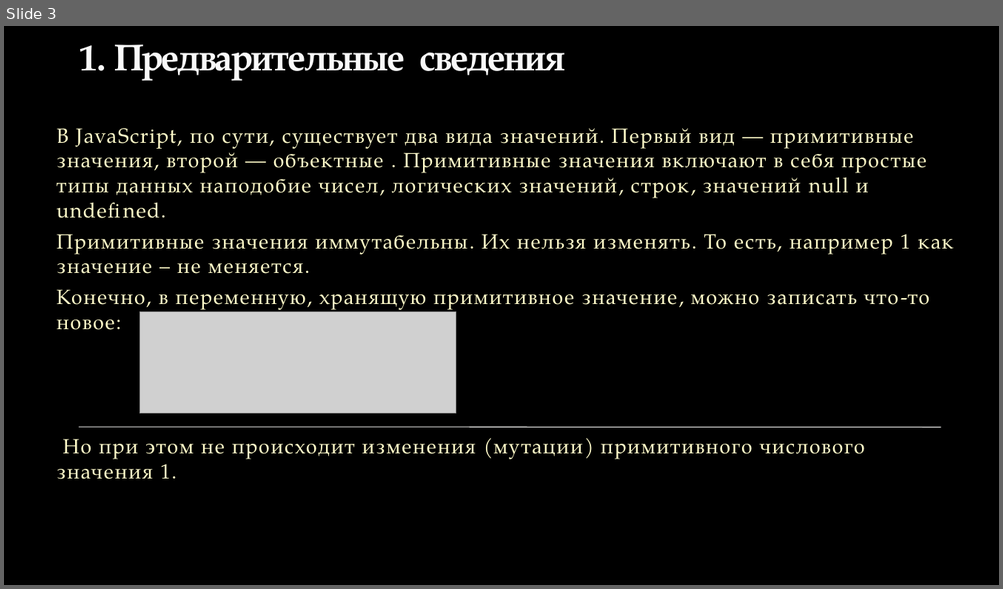
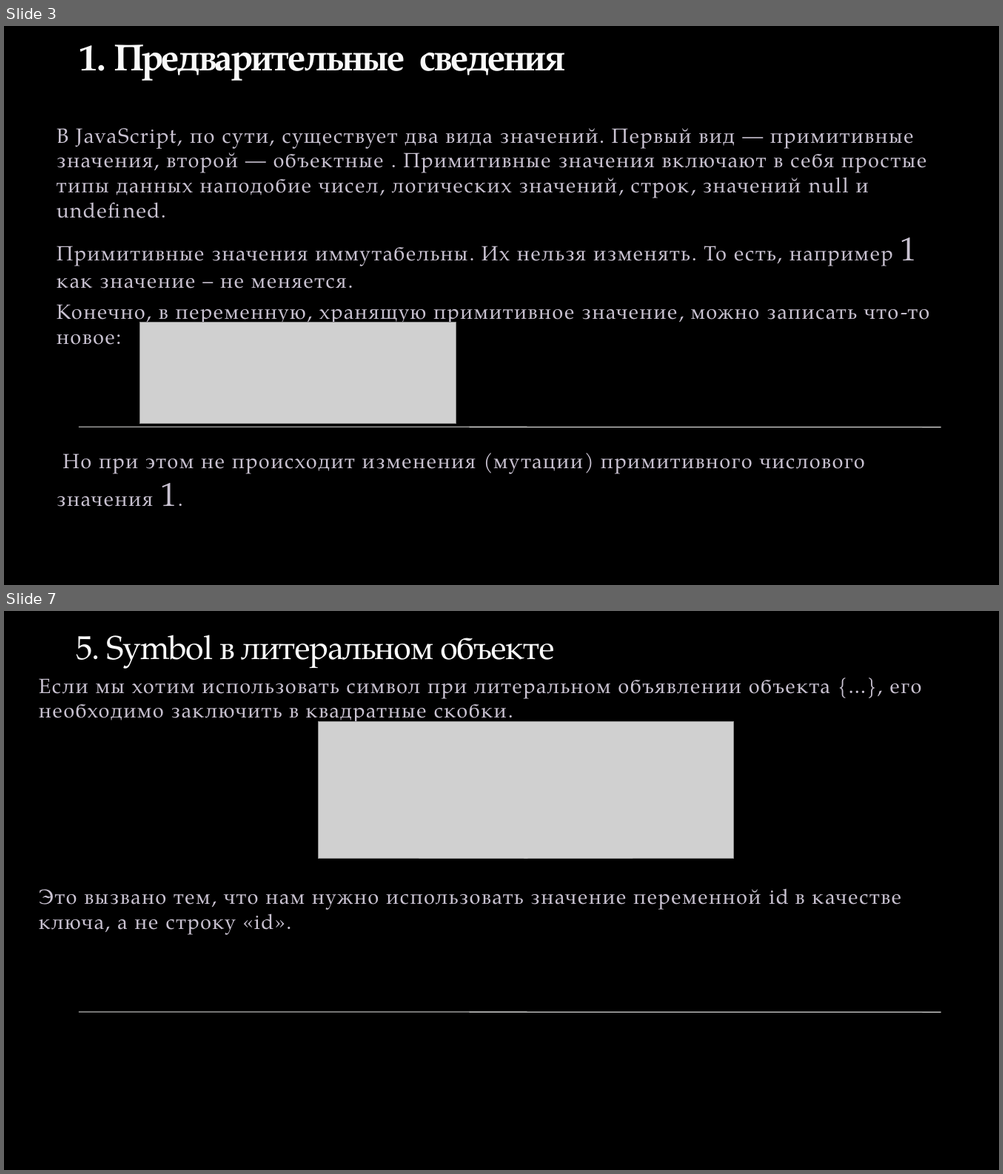
Before and after one commit to Vovan1608/internship, a slide deck: Symbol type.pptx. Shown one above the other, each under a label of ours: slide 3 before the commit, slides 3 and 7 after it; the slides between them are not shown. The pictures are 1003x589 and 1003x1174 pixels, drawn with LibreOffice and Linux fonts; fonts in the diff are those of the drawing; grey boxes stand for pictures; background and template pictures are left out. Boxes give left, top, right and bottom in pixels: in the first picture for what was removed or moved away, otherwise in the second. Text is boxed around its words. In the diff, an @@ line names an element or a change of style, - is before the commit and + after.

Commit message:
save Symbol

```diff
--- a/Symbol type.pptx
+++ b/Symbol type.pptx
@@ slide 7 added at [4,611,999,1170], background picture (left out); not listed: 1 template element that a slide beside it also shows @@
@@ title added at [77,635,555,669], 32 pt, text #F9F9F9 @@
+5. Symbol в литеральном объекте
@@ text added at [39,678,921,934], 20 pt, text #C9C2D1 @@
+Если мы хотим использовать символ при литеральном объявлении объекта {…}, его необходимо заключить в квадратные скобки.
+Это вызвано тем, что нам нужно использовать значение переменной id в качестве ключа, а не строку «id».
@@ picture added at [318,721,733,859] @@
@@ slide 3 changed as well @@
@@ text "В JavaScript, по сути, существует ..." at [57,128,930,507]: text colour #FEFAC9 to #C9C2D1; size 20 to 32 pt in "1", "1." @@
@@ picture: place and size @@
-picture at [140,312,456,413]
+picture at [140,322,456,423]
```
Also in this commit, not shown: 2 other slides changed, 8 other slides added.
